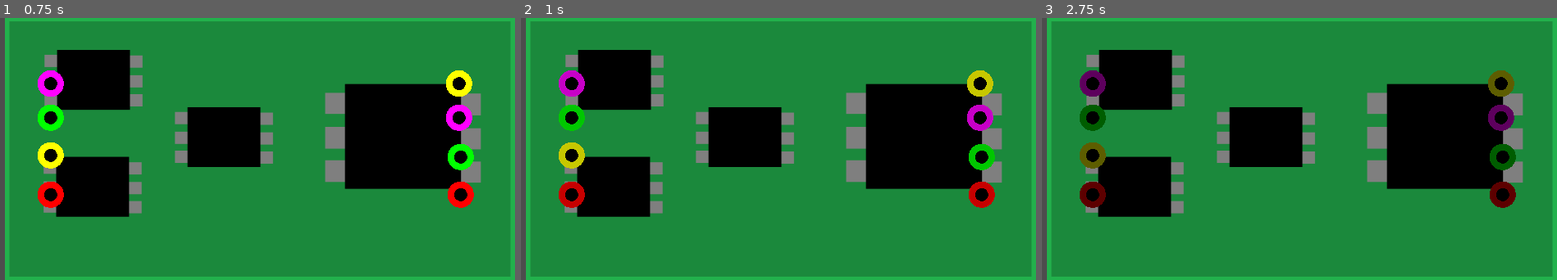
Above: before the commit, frames 1-3 (left to right).
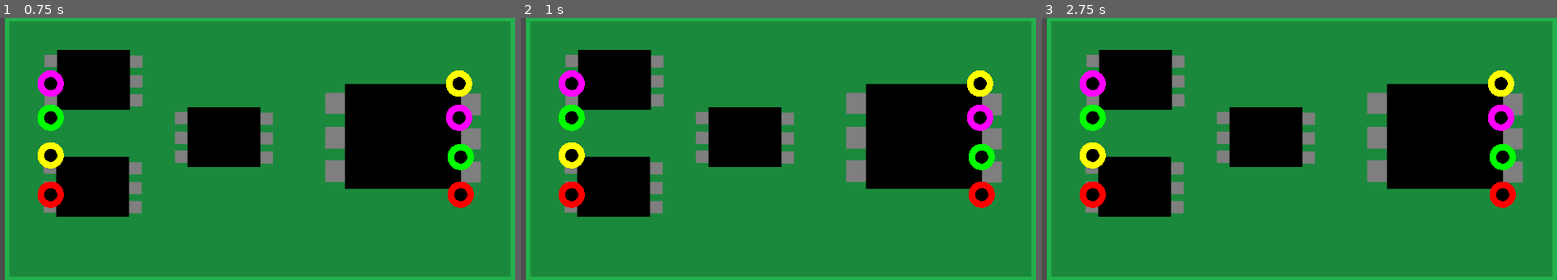
Above: after the commit, the same moments.

Repository: Glow-Project/gwj-60
Game: Godot game, scene res://levels/wires/wires.tscn
Two runs of this game, one before a commit and one after it. Both use one fixed random seed, a clock stepped at 60 frames per second and the inputs below. The project has no main scene, so this scene is started directly.
Inputs (mouse positions are in pixels of both pictures, inside the frame that each line leads up to):
- Up to frame 1 (0.75 s): tap Enter at 0.5 s; move the mouse to (365, 135) at 0.52 s; click (365, 135) at 0.67 s
- Up to frame 2 (1 s): no input
- Up to frame 3 (2.75 s): drag from (1191, 162) to (1093, 83) at 1.27 s; move the mouse to (1345, 91) at 2.02 s; click (1345, 91) at 2.17 s

Frame 1 is identical in both runs. In frame 2, 2.4% of the frame differs, in the area x 7-93%, y 20-73%; in frame 3, 2.4%.

Commit message:
doin shit that buzzes

Diff:
--- /dev/null
+++ b/components/wires/Cable.gd
@@ -0,0 +1,43 @@
+extends Line2D
+
+class_name Cable
+
+var source :Jack = null
+var destination :Jack = null
+
+# Called when the node enters the scene tree for the first time.
+func _ready():
+	pass # Replace with function body.
+
+# Called every frame. 'delta' is the elapsed time since the previous frame.
+func _process(delta):
+	pass
+
+func set_source(src :Jack):
+	source = src
+	modulate = src.modulate
+	if points.size() == 0:
+		add_point(src.position)
+	else:
+		set_point_position(0, src.position)
+
+func set_destination(dst :Jack):
+	destination = dst
+	if points.size() == 1:
+		add_point(dst.position)
+	else:
+		set_point_position(1, dst.position)
+
+func is_connected_to(jack :Jack) -> bool:
+	return source == jack or destination == jack
+
+func is_fully_connected() -> bool:
+	return source != null and destination != null
+
+func validate() -> String:
+	if !is_fully_connected():
+		return "Cable is not fully connected"
+	if source.modulate != destination.modulate:
+		return "Jack color mismatch"
+
+	return ""
--- /dev/null
+++ b/components/wires/Cable.tscn
@@ -0,0 +1,7 @@
+[gd_scene load_steps=2 format=3 uid="uid://dpkjhfbkfgohw"]
+
+[ext_resource type="Script" path="res://components/wires/Cable.gd" id="1_0scws"]
+
+[node name="Cable" type="Line2D"]
+width = 5.0
+script = ExtResource("1_0scws")
--- a/components/wires/jack.gd
+++ b/components/wires/jack.gd
@@ -2,8 +2,7 @@
 
 class_name Jack
 
-signal OnDrag(Node)
-signal OnDrop(Node)
+var in_use :bool = false
 
 # Called when the node enters the scene tree for the first time.
 func _ready():
@@ -13,26 +12,14 @@
 func _process(delta):
 	pass
 
-func _input(event):
-	if not event is InputEventMouseButton:
-		return
-
-	var mouseEvent :InputEventMouseButton = event
-
-	if mouseEvent.button_index != MOUSE_BUTTON_LEFT:
-		return
-
-	if mouseEvent.is_released():
-		print_debug("drop "+ self.name)
-		highlight()
-		emit_signal("OnDrop", self)
-	elif mouseEvent.is_pressed():
-		print_debug("drag " + self.name)
-		unhighlight()
-		emit_signal("OnDrag", self)
-
 func highlight()-> void:
 	$AnimationPlayer.play("highlight")
 
 func unhighlight()->void:
 	$AnimationPlayer.play("RESET")
+
+func _on_shape_mouse_entered():
+	in_use = true
+
+func _on_shape_mouse_exited():
+	in_use = false
--- a/components/wires/jack.tscn
+++ b/components/wires/jack.tscn
@@ -60,3 +60,6 @@
 libraries = {
 "": SubResource("AnimationLibrary_c3rcm")
 }
+
+[connection signal="mouse_entered" from="Shape" to="." method="_on_shape_mouse_entered"]
+[connection signal="mouse_exited" from="Shape" to="." method="_on_shape_mouse_exited"]
--- a/levels/wires/wires.gd
+++ b/levels/wires/wires.gd
@@ -1,23 +1,106 @@
 extends Node2D
 
-var drag :Jack = null
-var drop :Jack = null
+var source :Jack = null
+var destination :Jack = null
+
+var current_line :Line2D
+
+var pressed :bool = false
+
+var cable_prototype :PackedScene = preload("res://components/wires/Cable.tscn")
 
 # Called when the node enters the scene tree for the first time.
 func _ready():
-	for n in $In.get_children():
-		n = n as Jack
-		n.OnDrag.connect(_on_drag)
-		n.OnDrop.connect(_on_drop)
+	pass
 
 # Called every frame. 'delta' is the elapsed time since the previous frame.
 func _process(delta):
 	pass
 
-func _on_drag(node: Jack):
-	drag = node
+func _input(event):
+	# motion handler for dragging
+	if event is InputEventMouseMotion:
+		if current_line == null:
+			return
 
-func _on_drop(node: Jack):
-	if drag == null or drop == null:
+		if current_line.points.size() == 1:
+			current_line.add_point(event.position)
+		else:
+			current_line.set_point_position(1, event.position)
 		return
-	print_debug("connect " + str(drag.name) + " with " + str(drop.name))
+
+	if not event is InputEventMouseButton:
+		return
+
+	event = event as InputEventMouseButton
+
+	if event.button_index == MOUSE_BUTTON_RIGHT and pressed:
+		var selected_jack :Jack = null
+		for n in $Jacks.get_children():
+			n = n as Jack
+			if n.in_use:
+				selected_jack = n
+				break
+		if selected_jack == null:
+			return
+
+		# find cable connected to the selected jack and remove it
+		var cable :Cable = find_cable(selected_jack)
+		if cable != null:
+			print_debug("remove cable")
+			remove_child(cable)
+
+
+	# only right-click
+	if event.button_index != MOUSE_BUTTON_LEFT:
+		return
+
+	# avoid event burst
+	if pressed == event.is_pressed():
+		return
+
+	var selected_jack :Jack = null
+	for n in $Jacks.get_children():
+		n = n as Jack
+		if n.in_use:
+			selected_jack = n
+			break
+
+	# remove previous cables (if any)
+	var previous_cable :Cable = find_cable(selected_jack)
+	if previous_cable != null and previous_cable.is_fully_connected():
+		print_debug("remove cable")
+		remove_child(previous_cable)
+
+	# skip user clicked outside of the jacks
+	if selected_jack == null:
+		return
+
+	if event.is_pressed():
+		source = selected_jack
+		source.highlight()
+		current_line = cable_prototype.instantiate()
+		current_line.set_source(source)
+		print_debug("add cable")
+		add_child(current_line)
+	elif source != null:
+		if selected_jack != source:
+			current_line.set_destination(selected_jack)
+		current_line = null
+		source.unhighlight()
+		source = null
+	else:
+		# skip case where player clicked outside of the jack
+		# but released the button on a jack. Otherwise the
+		# source would be null while the destination would be set
+		return
+
+	pressed = event.is_pressed()
+
+func find_cable(jack :Jack) -> Cable:
+	for node in get_children():
+		if node is Cable:
+			node = node as Cable
+			if node.is_connected_to(jack):
+				return node
+	return null
--- a/levels/wires/wires.tscn
+++ b/levels/wires/wires.tscn
@@ -12,38 +12,36 @@
 scale = Vector2(0.548501, 0.415584)
 texture = ExtResource("1_pbvaj")
 
-[node name="In" type="Node" parent="."]
+[node name="Jacks" type="Node" parent="."]
 
-[node name="jack" parent="In" instance=ExtResource("2_jfcml")]
+[node name="jack" parent="Jacks" instance=ExtResource("2_jfcml")]
 modulate = Color(1, 0, 1, 1)
 position = Vector2(37, 40)
 
-[node name="jack2" parent="In" instance=ExtResource("2_jfcml")]
+[node name="jack2" parent="Jacks" instance=ExtResource("2_jfcml")]
 modulate = Color(0, 1, 0, 1)
 position = Vector2(37, 61)
 
-[node name="jack3" parent="In" instance=ExtResource("2_jfcml")]
+[node name="jack3" parent="Jacks" instance=ExtResource("2_jfcml")]
 modulate = Color(1, 1, 0, 1)
 position = Vector2(37, 84)
 
-[node name="jack4" parent="In" instance=ExtResource("2_jfcml")]
+[node name="jack4" parent="Jacks" instance=ExtResource("2_jfcml")]
 modulate = Color(1, 0, 0, 1)
 position = Vector2(37, 108)
 
-[node name="Out" type="Node" parent="."]
-
-[node name="jack" parent="Out" instance=ExtResource("2_jfcml")]
+[node name="jack5" parent="Jacks" instance=ExtResource("2_jfcml")]
 modulate = Color(1, 0, 1, 1)
 position = Vector2(286, 61)
 
-[node name="jack2" parent="Out" instance=ExtResource("2_jfcml")]
+[node name="jack6" parent="Jacks" instance=ExtResource("2_jfcml")]
 modulate = Color(0, 1, 0, 1)
 position = Vector2(287, 85)
 
-[node name="jack3" parent="Out" instance=ExtResource("2_jfcml")]
+[node name="jack7" parent="Jacks" instance=ExtResource("2_jfcml")]
 modulate = Color(1, 1, 0, 1)
 position = Vector2(286, 40)
 
-[node name="jack4" parent="Out" instance=ExtResource("2_jfcml")]
+[node name="jack8" parent="Jacks" instance=ExtResource("2_jfcml")]
 modulate = Color(1, 0, 0, 1)
 position = Vector2(287, 108)
